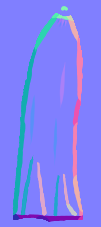
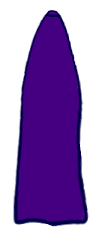
Layer changes from the first 101px x 227px image to the second:
hid "Warstwa 7", painted on it over [0, 0, 101, 227]
hid "Warstwa 6" over [0, 0, 101, 227]
painted on "Warstwa 5(wklejone)" over [0, 0, 101, 227]
